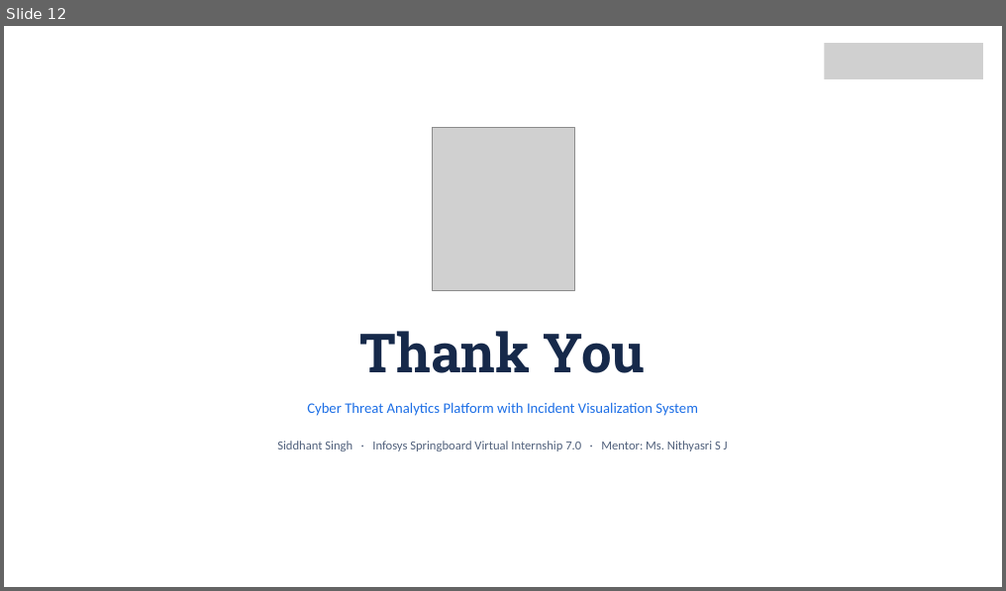
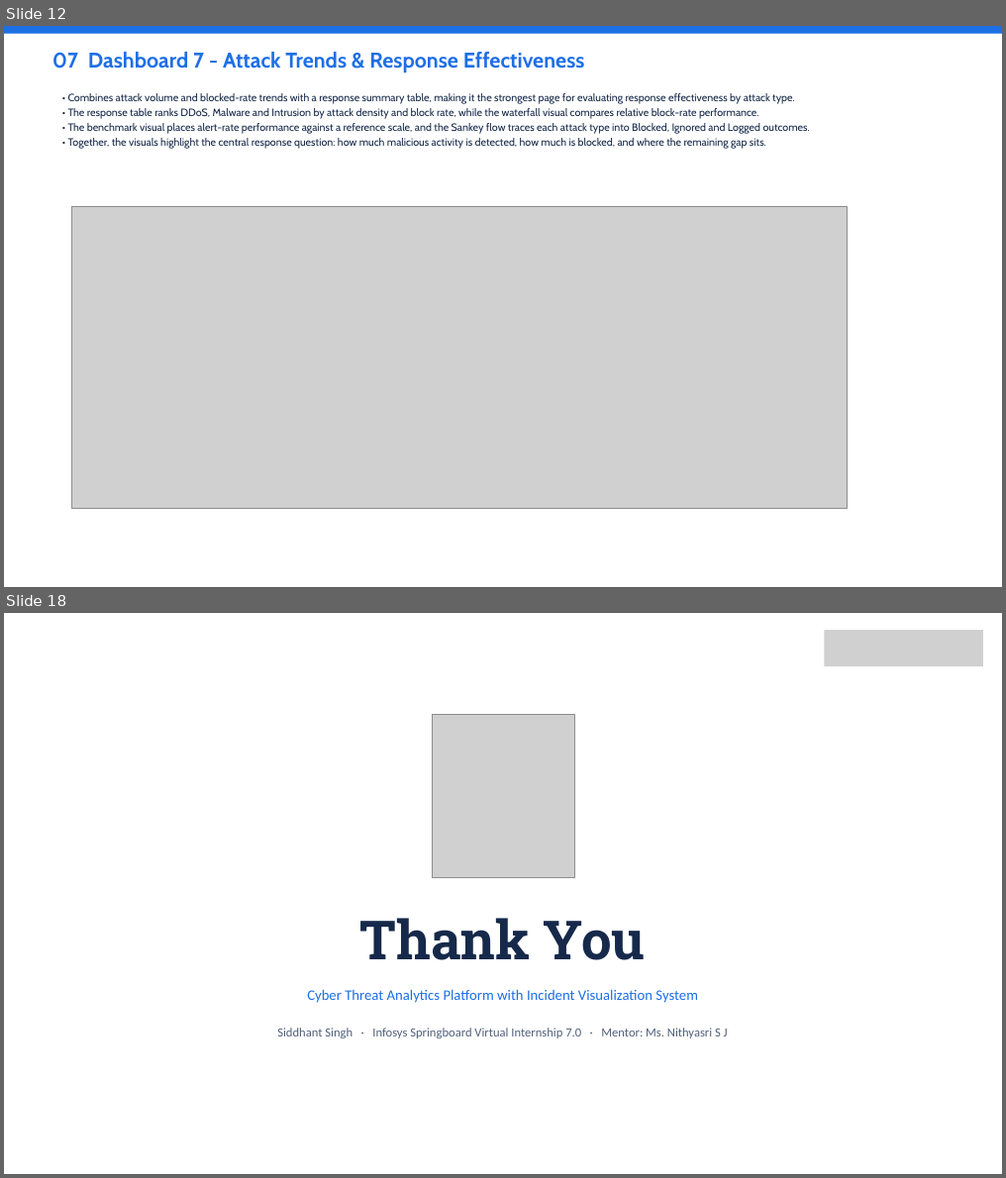
Before and after one commit to priyamsinha23/Infosys-Springboard-Virtual-Internship-7.0-Batch-1-Team-C, a slide deck: Team_Members_PPT/Siddhant.pptx. Shown one above the other, each under a label of ours: slide 12 before the commit, slides 12 and 18 after it; the slides between them are not shown. The pictures are 1006x591 and 1006x1178 pixels, drawn with LibreOffice and Linux fonts; fonts in the diff are those of the drawing; grey boxes stand for pictures; background and template pictures are left out. Boxes give left, top, right and bottom in pixels: in the first picture for what was removed or moved away, otherwise in the second. Text is boxed around its words. In the diff, an @@ line names an element or a change of style, - is before the commit and + after.

```diff
--- a/Team_Members_PPT/Siddhant.pptx
+++ b/Team_Members_PPT/Siddhant.pptx
@@ slide 12 added at [4,26,1002,587], background #FFFFFF @@
@@ rectangle added at [4,26,1002,34], fill #1D6FE6 @@
@@ text added at [53,52,585,74], 20.5 pt, text #1D6FE6, bold @@
+07 Dashboard 7 - Attack Trends & Response Effectiveness
@@ text added at [68,93,810,149], 10.2 pt, text #16294A @@
+• Combines attack volume and blocked-rate trends with a response summary table, making it the strongest page for evaluating response effectiveness by attack type.
+• The response table ranks DDoS, Malware and Intrusion by attack density and block rate, while the waterfall visual compares relative block-rate performance.
+• The benchmark visual places alert-rate performance against a reference scale, and the Sankey flow traces each attack type into Blocked, Ignored and Logged outcomes.
+• Together, the visuals highlight the central response question: how much malicious activity is detected, how much is blocked, and where the remaining gap sits.
@@ picture added at [72,206,847,509] @@
@@ what was slide 12 is now slide 18 @@
```
Also in this commit, not shown: 7 slides changed, 8 other slides added, 3 slides removed, 1 other file.
